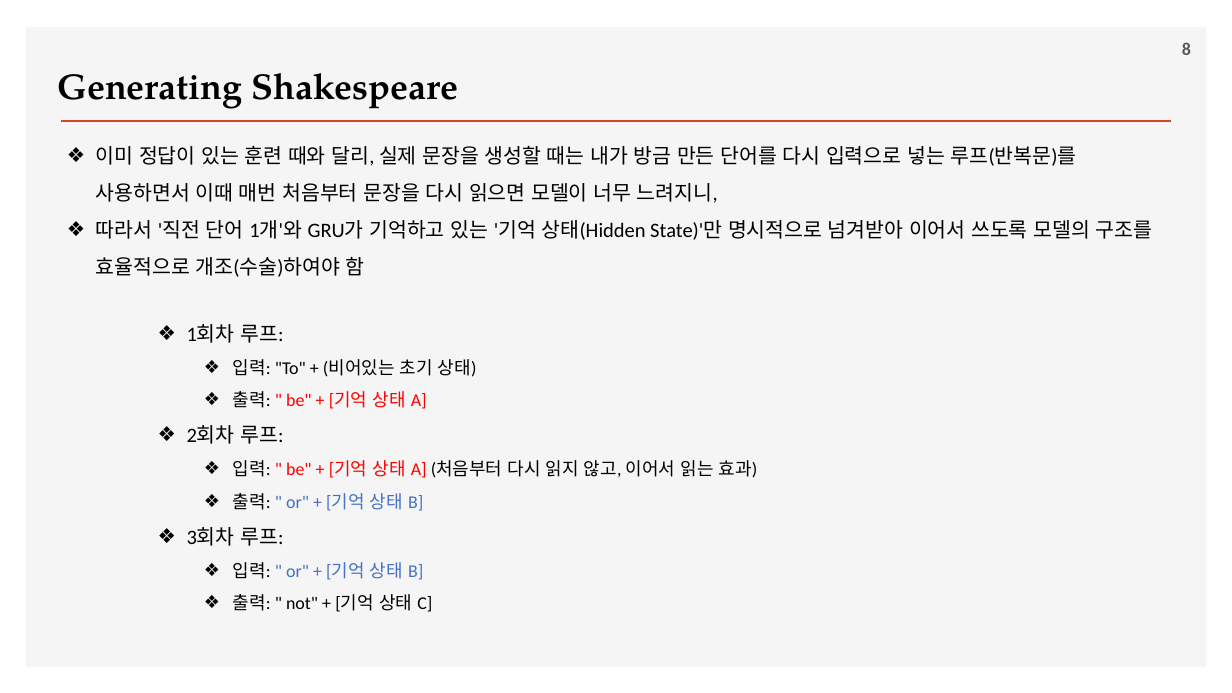
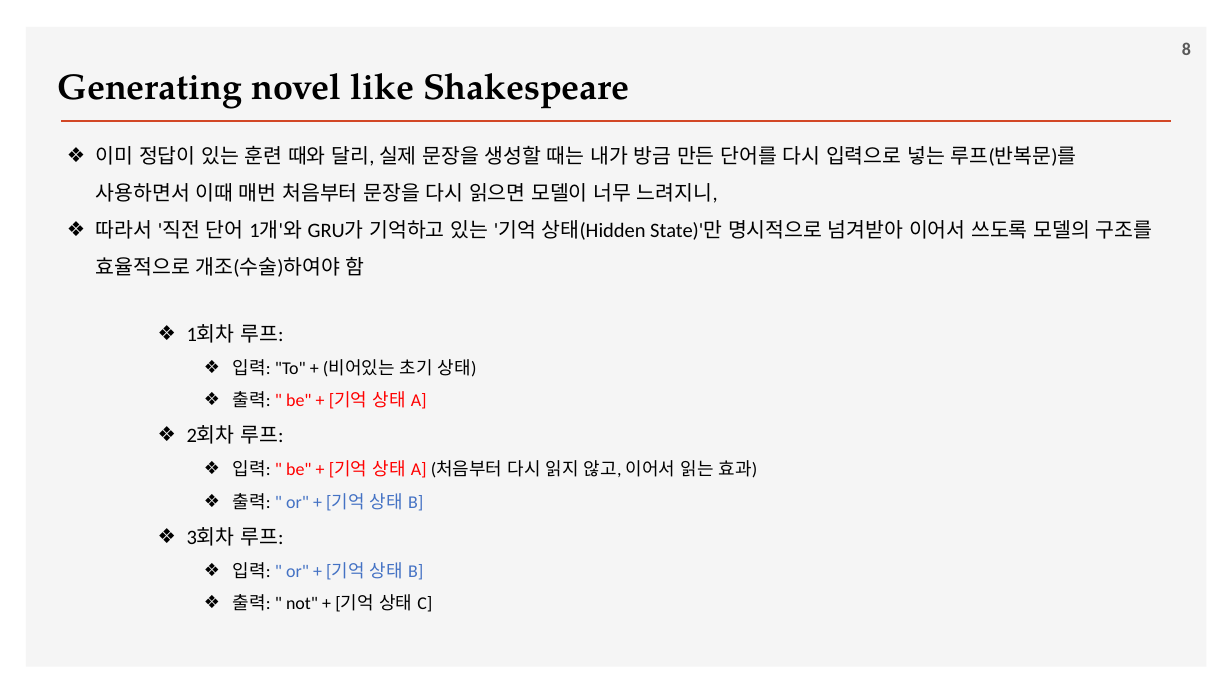
Before and after one commit to ancestor9/2026_Fall_Deep-Learning-with-Python, a slide deck: slide 8 of Chapter 15 Language models and the Transformer.pptx. Drawn at 1232x693 pixels with LibreOffice and Linux fonts; fonts in the diff are those of the drawing; background and template pictures are left out. Boxes give left, top, right and bottom in pixels: in the first picture for what was removed or moved away, otherwise in the second. Text is boxed around its words. In the diff, an @@ line names an element or a change of style, - is before the commit and + after.

```diff
--- a/Chapter 15 Language models and the Transformer.pptx
+++ b/Chapter 15 Language models and the Transformer.pptx
@@ text at (57, 73, 630, 109): text changed @@
-Generating Shakespeare
+Generating novel like Shakespeare
```
Also in this commit, not shown: 12 other slides changed, 2 slides added, 1 slide removed.
